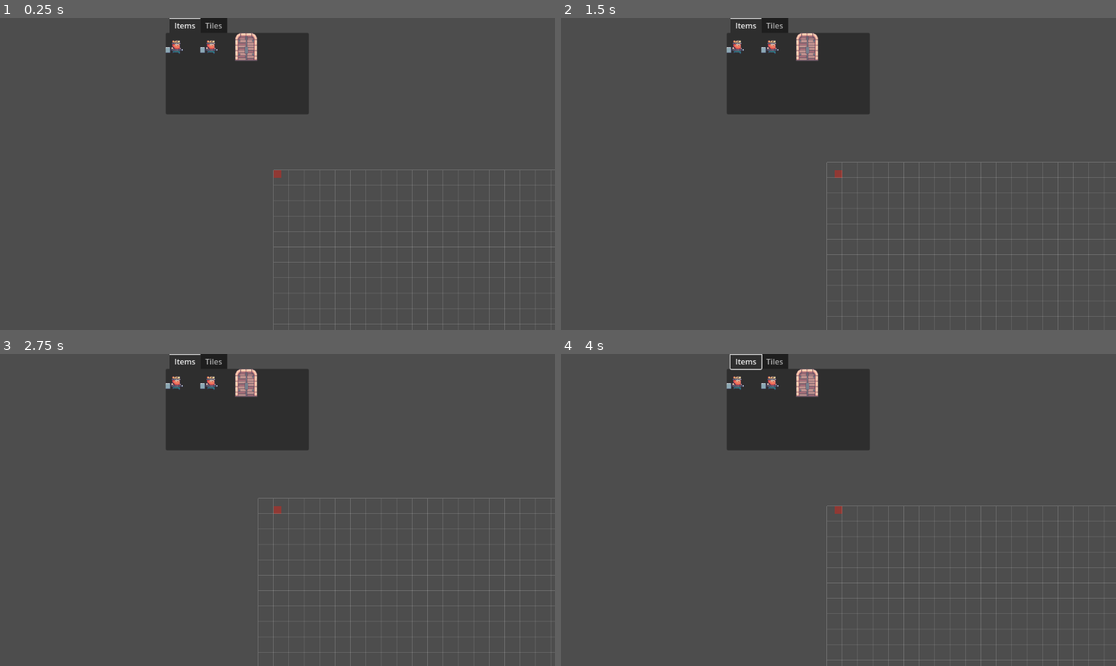
Above: before the commit, frames 1-4 (two rows, left to right).
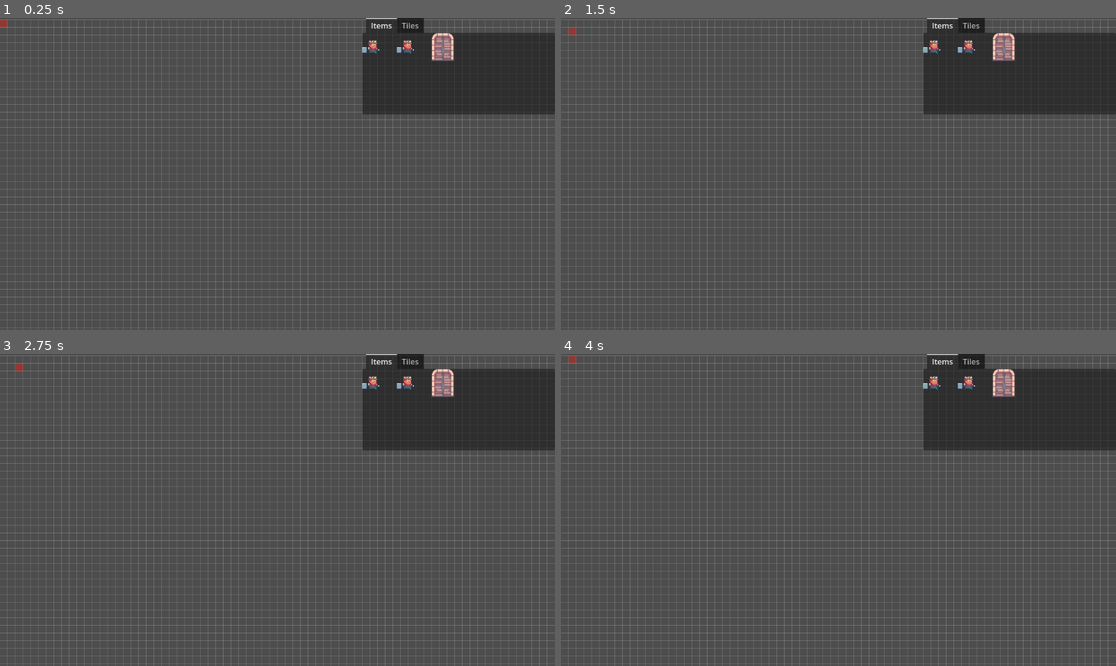
Above: after the commit, the same moments.

Repository: rickvl05/uva-pswe-D
Game: Godot game, scene res://scenes/main.tscn
Same seed, same stepped clock (60 frames per second), same inputs: the game is played once before the commit and once after it.
Inputs (mouse positions are in pixels of both pictures, inside the frame that each line leads up to):
- Up to frame 1 (0.25 s): no input
- Up to frame 2 (1.5 s): tap Enter (ui_accept) at 0.5, 0.77, 1.25 s; move the mouse to (738, 46) at 0.52 s; hold Right (ui_right) 0.53-1.28 s; tap X (place) at 0.6, 1.35 s; click (738, 46) at 0.67 s; move the mouse to (777, 46) at 1.27 s; hold Down (ui_down) from 1.28 s (still down); click (777, 46) at 1.42 s
- Up to frame 3 (2.75 s): tap Enter (ui_accept) at 1.52, 2 s; move the mouse to (244, 382) at 2.02 s; release Down (ui_down) at 2.03 s; hold Right (ui_right) from 2.03 s (still down); tap X (place) at 2.1 s; click (244, 382) at 2.17 s
- Up to frame 4 (4 s): tap Enter (ui_accept) at 2.75, 3.02, 3.5, 3.77 s; move the mouse to (810, 572) at 2.77 s; release Right (ui_right) at 2.78 s; hold Up (ui_up) 2.78-3.53 s; tap X (place) at 2.85, 3.6 s; click (810, 572) at 2.92 s; move the mouse to (1005, 556) at 3.52 s; hold Left (ui_left) from 3.53 s (still down)

The runs differ from the first frame. In frame 1, 22% of the frame differs, in the area x 0-100%, y 0-100%; in frame 2, 22%; in frame 3, 22%; in frame 4, 22%.

Commit message:
item-marker/camera improved. Grid dynamically resizes added. Dictionary for .json implementation started

Diff:
--- a/TileMapEditor/scenes/item_select.tscn
+++ b/TileMapEditor/scenes/item_select.tscn
@@ -7,9 +7,12 @@
 [node name="item_select" type="CanvasLayer"]
 
 [node name="menu_tab" type="TabContainer" parent="."]
-offset_left = 344.0
-offset_right = 641.0
+anchors_preset = 1
+anchor_left = 1.0
+anchor_right = 1.0
+offset_left = -400.0
 offset_bottom = 200.0
+grow_horizontal = 0
 script = ExtResource("1_4cgrj")
 metadata/_edit_group_ = true
 
--- a/TileMapEditor/scripts/Editor_Object.gd
+++ b/TileMapEditor/scripts/Editor_Object.gd
@@ -7,7 +7,7 @@
 @onready var editor: Node2D = get_node("/root/main/cam_container")
 @onready var editor_cam: Camera2D = editor.get_node("Camera2D")
 
-@onready var tile_map: TileMap = get_node("/root/main/worldTileMap")
+@onready var tile_map: TileMap = get_node("/root/main/world/TileMap")
 @onready var tab_container: TabContainer = get_node("/root/main/item_select/menu_tab") # Adjust this path to your TabContainer node
 
 @export var cam_spd: int = 100
--- a/TileMapEditor/scripts/Grid.gd
+++ b/TileMapEditor/scripts/Grid.gd
@@ -1,9 +1,15 @@
 extends Node2D
 
-var grid_size = 32
+var grid_size = 16  # Align with your tile size
 var grid_color = Color(1, 1, 1, 0.2)  # White color with some transparency
 
 func _ready():
+	# Request a redraw
+	queue_redraw()
+	# Connect the viewport's size_changed signal
+	self.connect("size_changed", Callable(self, "_on_size_changed"))
+
+func _process(delta):
 	pass
 
 func _draw():
@@ -17,10 +23,9 @@
 	for y in range(0, view_size.y, grid_size):
 		draw_line(Vector2(0, y), Vector2(view_size.x, y), grid_color)
 
-func _process(delta):
-	# Update the grid if the viewport size changes
-	if get_viewport_rect().size != get_viewport_rect().size:
-		pass
+func _on_size_changed():
+	# Request a redraw when the viewport size changes
+	queue_redraw()
 
 # Helper function to snap a position to the grid
 func snap_to_grid(position: Vector2) -> Vector2:
--- a/TileMapEditor/scripts/MapMovement.gd
+++ b/TileMapEditor/scripts/MapMovement.gd
@@ -4,10 +4,13 @@
 @onready var camera: Node2D = get_node("/root/main/cam_container/Camera2D")
 @onready var editor_object = get_node("/root/main/Editor_Object")
 
-var cell_size = Vector2i(16, 16)  # Update to match your tile size
-var grid_position = Vector2i(0, 0)
+var cell_size = Vector2(16, 16)  # Update to match your tile size
+var grid_position = Vector2(0, 0)
+var grid_size: Vector2 = Vector2.ZERO  # Define the size of your grid in cells, will be calculated dynamically
+var placed_items = {}
 
 func _ready():
+	update_grid_size()
 	update_marker_position()
 	update_camera_position()
 
@@ -15,34 +18,46 @@
 	if Global.playing and (event is InputEventKey):
 		if event.is_pressed():
 			var moved = false
-			if event.keycode == KEY_UP:
+			if event.keycode == KEY_UP and grid_position.y > 0:
 				grid_position.y -= 1
 				moved = true
-			elif event.keycode == KEY_DOWN:
+			elif event.keycode == KEY_DOWN and grid_position.y < grid_size.y - 1:
 				grid_position.y += 1
 				moved = true
-			elif event.keycode == KEY_LEFT:
+			elif event.keycode == KEY_LEFT and grid_position.x > 0:
 				grid_position.x -= 1
 				moved = true
-			elif event.keycode == KEY_RIGHT:
+			elif event.keycode == KEY_RIGHT and grid_position.x < grid_size.x - 1:
 				grid_position.x += 1
 				moved = true
 
 			if moved:
 				update_marker_position()
-				update_camera_position()
 
 		if Input.is_action_just_pressed("place"):
 			var item_scene = editor_object.current_item
-			print("placed: ", item_scene)
-			if item_scene:
-				var new_item = item_scene.instantiate() as Node2D
-				add_child(new_item)
-				new_item.global_position = grid_position * cell_size
-				set_cell(0, grid_position, Global.current_tile)
+			place_item(item_scene)
+
+func place_item(item_scene):
+	print("placed: ", item_scene, "at: ", grid_position)
+	if item_scene and not is_item_already_placed(grid_position):
+		var new_item = item_scene.instantiate()
+		add_child(new_item)
+		new_item.global_position = grid_position * cell_size
+		set_cell(0, grid_position, Global.current_tile)
+		placed_items[grid_position] = new_item
+
+
+func is_item_already_placed(position: Vector2) -> bool:
+	return placed_items.has(position)
+
+func update_grid_size():
+	grid_size = Vector2(floor(get_viewport_rect().size.x / cell_size.x),
+						floor(get_viewport_rect().size.y / cell_size.y))
 
 func update_marker_position():
 	marker.position = grid_position * cell_size
 
 func update_camera_position():
-	camera.position = grid_position * cell_size + cell_size / 2  # Center the camera on the current cell
+	# Center the camera on the middle of the grid
+	camera.position = (grid_position * cell_size) + (grid_size * cell_size) / 2
--- /dev/null
+++ b/TileMapEditor/scripts/main.gd
@@ -0,0 +1 @@
+extends Node2D
